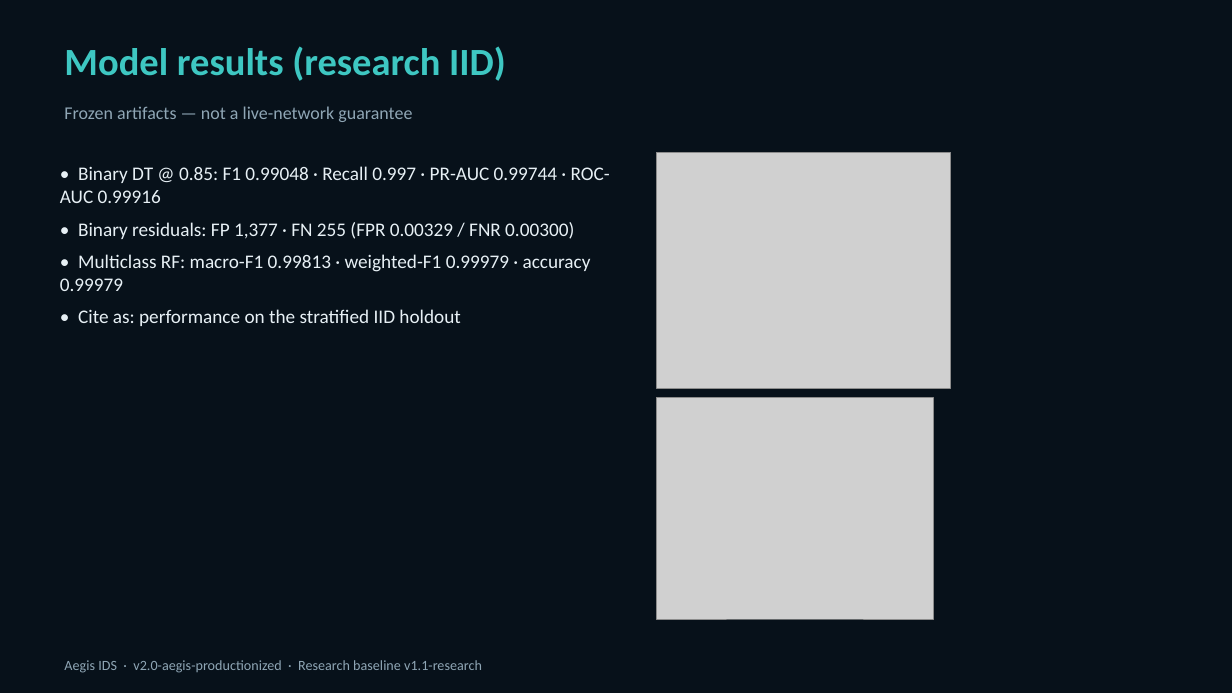
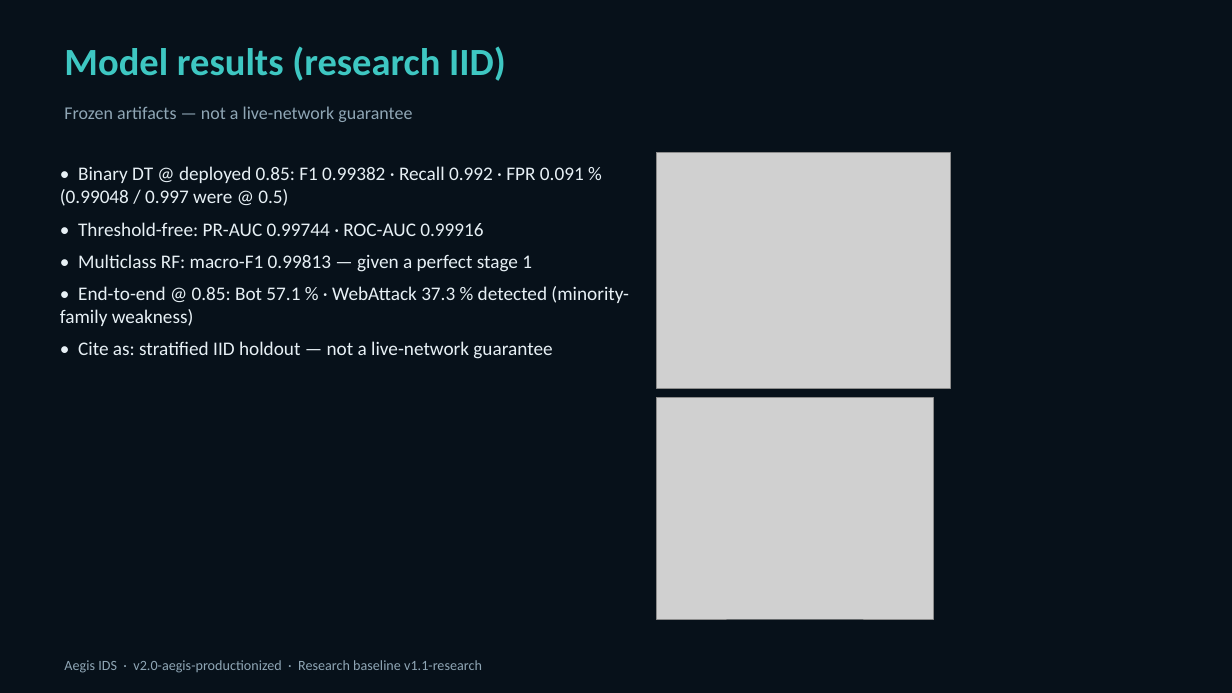
Before and after one commit to Dolendra/Intelligent-Machine-Learning-Based-Intrusion-Detection-and-Attack-Defense-Simulation-System, a slide deck: slide 9 of docs/Aegis_IDS_Viva_Presentation.pptx. Drawn at 1232x693 pixels with LibreOffice and Linux fonts; fonts in the diff are those of the drawing; grey boxes stand for pictures. Boxes give left, top, right and bottom in pixels: in the first picture for what was removed or moved away, otherwise in the second. Text is boxed around its words. In the diff, an @@ line names an element or a change of style, - is before the commit and + after.

```diff
--- a/docs/Aegis_IDS_Viva_Presentation.pptx
+++ b/docs/Aegis_IDS_Viva_Presentation.pptx
@@ text at box(60, 166, 629, 359): text changed @@
-• Binary DT @ 0.85: F1 0.99048 · Recall 0.997 · PR-AUC 0.99744 · ROC-AUC 0.99916
-• Binary residuals: FP 1,377 · FN 255 (FPR 0.00329 / FNR 0.00300)
-• Multiclass RF: macro-F1 0.99813 · weighted-F1 0.99979 · accuracy 0.99979
-• Cite as: performance on the stratified IID holdout
+• Binary DT @ deployed 0.85: F1 0.99382 · Recall 0.992 · FPR 0.091 % (0.99048 / 0.997 were @ 0.5)
+• Threshold-free: PR-AUC 0.99744 · ROC-AUC 0.99916
+• Multiclass RF: macro-F1 0.99813 — given a perfect stage 1
+• End-to-end @ 0.85: Bot 57.1 % · WebAttack 37.3 % detected (minority-family weakness)
+• Cite as: stratified IID holdout — not a live-network guarantee
```
Also in this commit, not shown: 5 other slides changed, 4 slides added, 8 other files.
